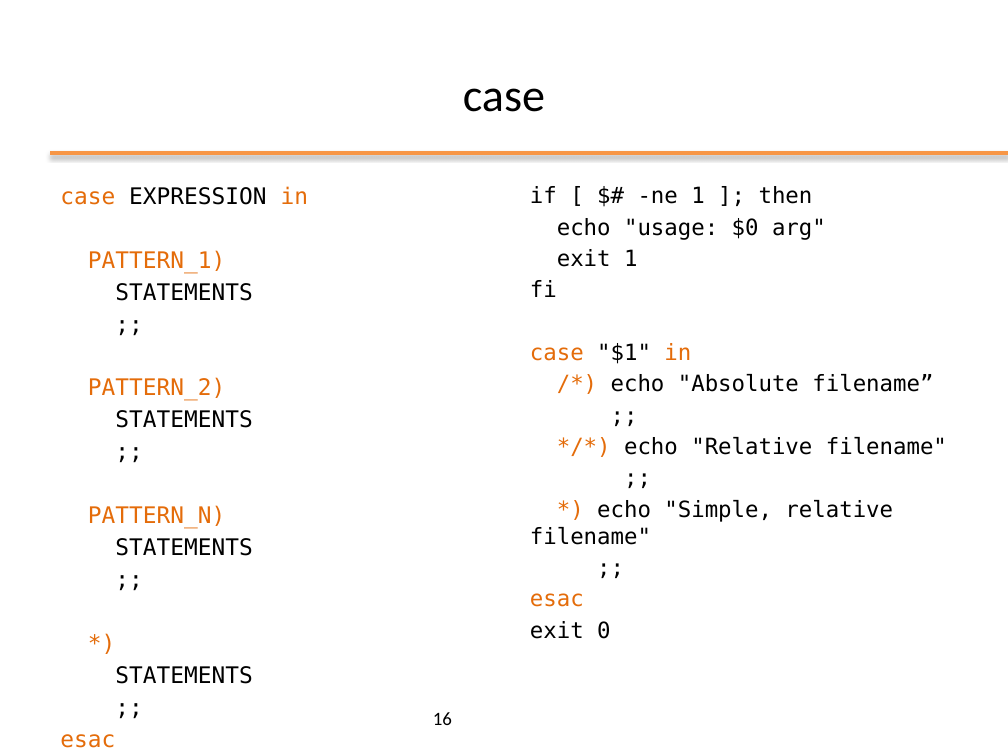
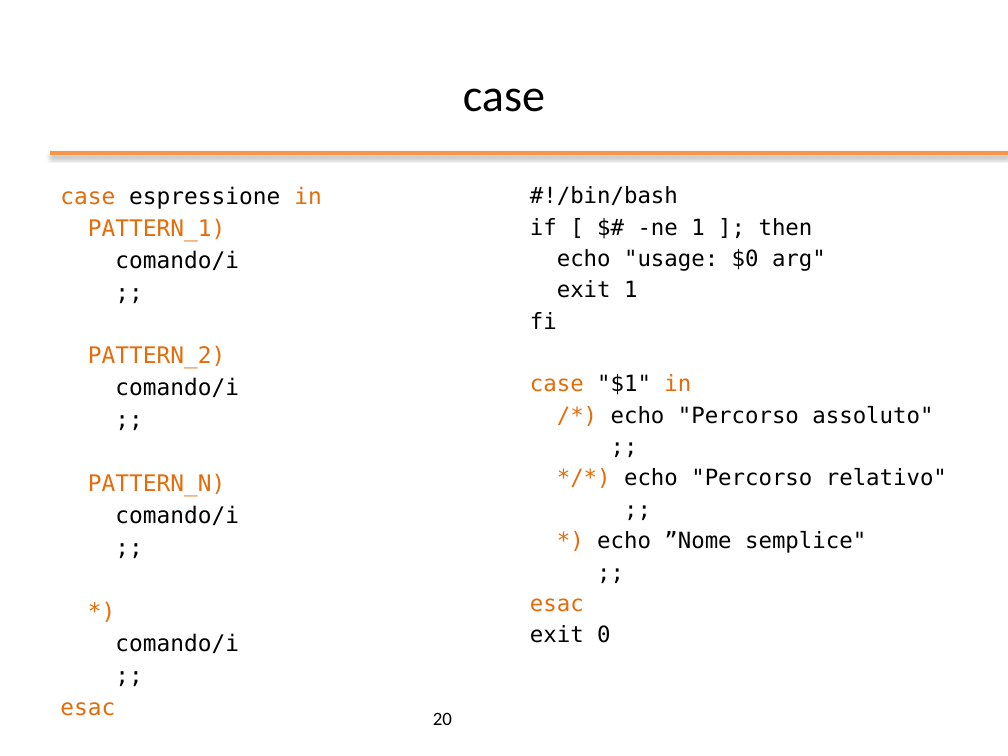
Before and after one commit to nbicocchi/operatingsystemsbsc, a slide deck: slide 20 of slides/ppt/03_Bash Scripting.pptx (slide 16 before the commit). Drawn at 1008x756 pixels with LibreOffice and Linux fonts; fonts in the diff are those of the drawing; background and template pictures are left out. Boxes give left, top, right and bottom in pixels: in the first picture for what was removed or moved away, otherwise in the second. Text is boxed around its words. In the diff, an @@ line names an element or a change of style, - is before the commit and + after.

```diff
--- a/slides/ppt/03_Bash Scripting.pptx
+++ b/slides/ppt/03_Bash Scripting.pptx
@@ text at [60,186,321,209]: text changed @@
-case EXPRESSION in
+case espressione in
@@ text at [530,186,678,205]: paragraph added @@
+#!/bin/bash
@@ text at [115,250,239,270]: text changed @@
-STATEMENTS
+comando/i
@@ text at [115,377,239,397]: text changed @@
-STATEMENTS
+comando/i
@@ text at [611,406,933,424]: text changed @@
-/*) echo "Absolute filename”
+/*) echo "Percorso assoluto"
@@ text at [624,468,947,486]: text changed @@
-*/*) echo "Relative filename"
+*/*) echo "Percorso relativo"
@@ text at [115,505,239,525]: text changed @@
-STATEMENTS
+comando/i
@@ text at [597,531,866,553]: text changed @@
-*) echo "Simple, relative filename"
+*) echo ”Nome semplice"
@@ text at [115,633,239,653]: text changed @@
-STATEMENTS
+comando/i
@@ page number at [433,712,452,725]: text changed @@
-16
+20
```
Also in this commit, not shown: 14 other slides changed, 7 slides added, 1 slide removed, 2 other files.
